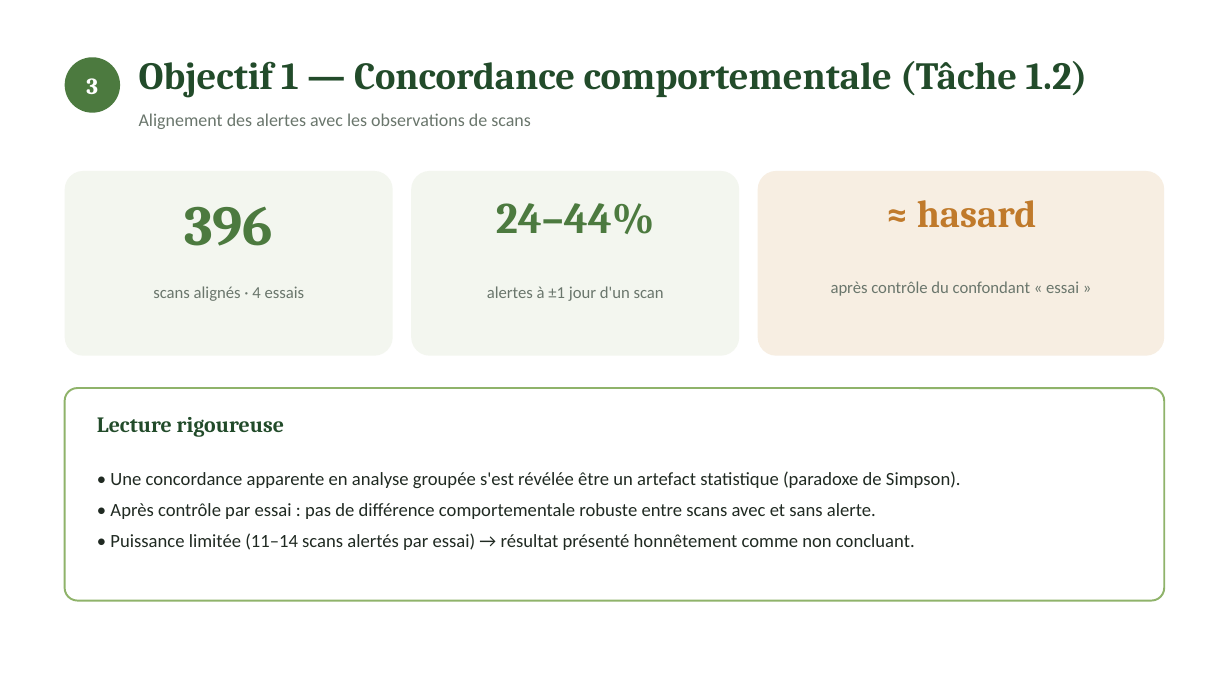
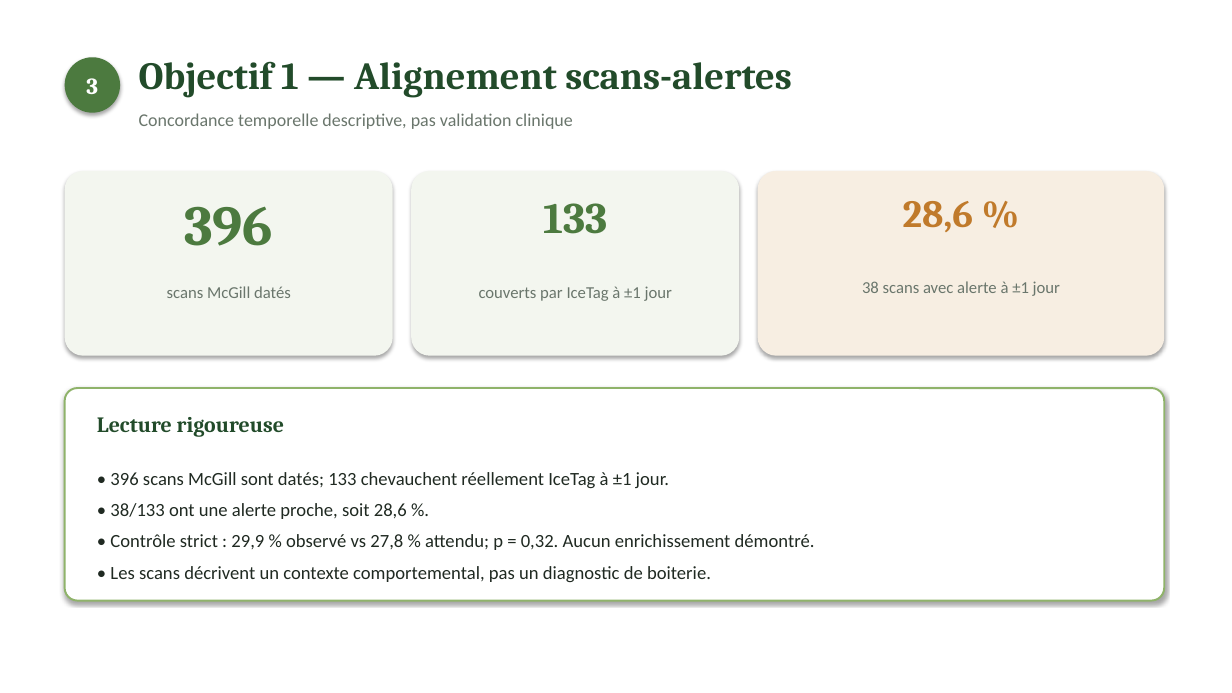
Before and after one commit to Barryguinea/mcgill-iot-cattle, a slide deck: slide 6 of presentation_travaux_mcgill.pptx. Drawn at 1232x693 pixels with LibreOffice and Linux fonts; fonts in the diff are those of the drawing. Boxes give left, top, right and bottom in pixels: in the first picture for what was removed or moved away, otherwise in the second. Text is boxed around its words. In the diff, an @@ line names an element or a change of style, - is before the commit and + after.

Commit message:
Audit des livrables Objectifs 1 et 2 : corrections et tracabilite
Objectif 2
- Extension de l'analyse environnement-activite a Fall 2019 et Fall 2021
  (temperature interieure, seule mesure commune aux trois corpus) ; l'effet
  intra-jour reste non concluant partout, le controle du jour ecarte donc un
  artefact de facon reproductible.
- Section 5 du rapport : placement des sondes, controles de qualite des donnees
  et test de sensibilite a trois preparations pour Fall 2021.
- Corrige cinq chiffres non reproductibles : plage Fall 2021 (6,5 a 16,4 et non
  7,3 a 16,4), couverture Fall 2019 (dates exactes au lieu de "cinq semaines"),
  borne p du test de sensibilite, periodes des fichiers en Fahrenheit.
- Le generateur copie desormais les sorties multisaison et sauvegarde les
  fichiers deposes a la main avant de reconstruire le paquet.

Objectif 1
- La section SLS comparait deux evaluations sans reference commune : la pipeline
  IF + regles etait jugee sur le score McGill du 15 janvier, la pipeline HYPO sur
  celui du 12 mars, avec quatre vaches sur quatorze etiquetees a l'oppose.
  Remplacee par une comparaison a protocole identique (memes 14 vaches, score du
  12 mars, fenetre de sept jours) : AUC 0,576 contre 0,924.
- Justifie le choix du 12 mars : les donnees IceTag debutent le 16 janvier, donc
  apres la seance de janvier, qu'aucune fenetre capteur ne precede.
- Nouveau script reproductible run_objective1_sls_comparaison_equitable.py.
- Retire les traces de l'outil de generation des presentations livrees
  (Objectifs 1 et 3) et uniformise les separateurs decimaux.

Confidentialite
- Les tables reprenant les scores SLS vache par vache rejoignent le .gitignore,
  au meme titre que le fichier source McGill.

```diff
--- a/presentation_travaux_mcgill.pptx
+++ b/presentation_travaux_mcgill.pptx
@@ rectangle added at (0, 0, 1232, 693), fill #FFFFFF @@
@@ text at (139, 61, 792, 98): text changed @@
-Objectif 1 — Concordance comportementale (Tâche 1.2)
+Objectif 1 — Alignement scans-alertes
@@ text at (139, 113, 573, 129): text changed @@
-Alignement des alertes avec les observations de scans
+Concordance temporelle descriptive, pas validation clinique
@@ text at (543, 203, 607, 234): text changed @@
-24–44%
+133
@@ text at (903, 201, 973, 232): text changed @@
-≈ hasard
+28,6 %
@@ text at (167, 286, 291, 298): text changed @@
-scans alignés · 4 essais
+scans McGill datés
@@ text at (479, 286, 672, 301): text changed @@
-alertes à ±1 jour d'un scan
+couverts par IceTag à ±1 jour
@@ text at (862, 281, 1060, 296): text changed @@
-après contrôle du confondant « essai »
+38 scans avec alerte à ±1 jour
@@ shadow on in 5 elements at (65, 57, 120, 113), (65, 171, 393, 356), (411, 171, 739, 356), (758, 171, 1165, 356), (65, 388, 1165, 601) @@
@@ text at (110, 472, 815, 582): text changed @@
-• Une concordance apparente en analyse groupée s'est révélée être un artefact statistique (paradoxe de Simpson).
-• Après contrôle par essai : pas de différence comportementale robuste entre scans avec et sans alerte.
-• Puissance limitée (11–14 scans alertés par essai) → résultat présenté honnêtement comme non concluant.
+• 396 scans McGill sont datés; 133 chevauchent réellement IceTag à ±1 jour.
+• 38/133 ont une alerte proche, soit 28,6 %.
+• Contrôle strict : 29,9 % observé vs 27,8 % attendu; p = 0,32. Aucun enrichissement démontré.
+• Les scans décrivent un contexte comportemental, pas un diagnostic de boiterie.
```
Also in this commit, not shown: 11 other slides changed, 34 other files.
